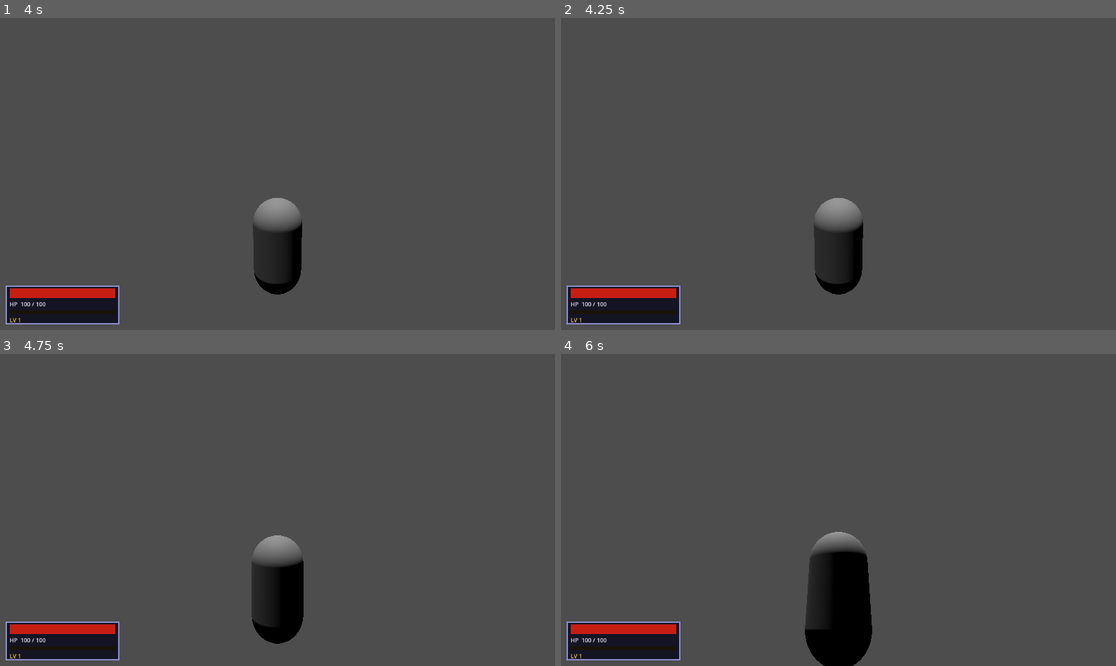
Above: before the commit, frames 1-4 (two rows, left to right).
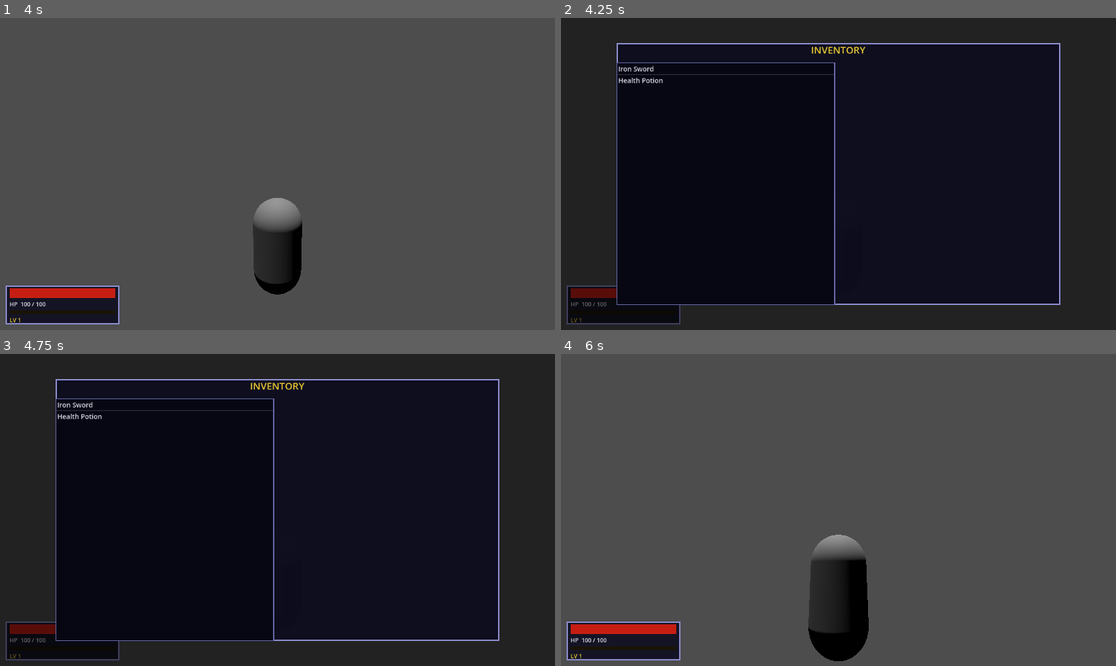
Above: after the commit, the same moments.

Repository: zttimmerman/project-whiskeyjack
Game: Godot game, scene res://scenes/world/TestWorld.tscn
Same seed, same stepped clock (60 frames per second), same inputs: the game is played once before the commit and once after it.
Inputs (mouse positions are in pixels of both pictures, inside the frame that each line leads up to):
- Up to frame 1 (4 s): tap Enter at 0.5 s; move the mouse to (305, 174) at 0.52 s; hold K (attack_heavy) 0.53-1.28 s; hold W (move_forward) from 0.53 s (still down); move the mouse to (249, 174) at 1.27 s; tap J (attack_light) at 1.35 s; move the mouse to (288, 167) at 2.02 s; tap Down (camera_down) at 2.1 s; move the mouse to (271, 180) at 2.77 s; tap Left (camera_left) at 2.85 s; tap Space (dodge) at 3.5 s; move the mouse to (316, 177) at 3.52 s; tap Right (camera_right) at 3.6 s
- Up to frame 2 (4.25 s): keep holding W (move_forward); tap I (open_inventory) at 4.15 s
- Up to frame 3 (4.75 s): keep holding W (move_forward); move the mouse to (233, 506) at 4.27 s; tap Up (camera_up) at 4.35 s
- Up to frame 4 (6 s): tap Escape (ui_cancel) at 4.9 s; move the mouse to (866, 510) at 5.02 s; release W (move_forward) at 5.03 s; hold S (move_backward) 5.03-5.78 s; hold Space (dodge) 5.03-5.78 s; tap Enter at 5.75 s; move the mouse to (755, 432) at 5.77 s; hold D (move_right) from 5.78 s (still down); tap F (interact) at 5.85 s

Frame 1 is identical in both runs. In frame 2, 98% of the frame differs, in the area x 0-100%, y 0-100%; in frame 3, 98%; in frame 4, 1.4%.

Commit message:
Implement inventory and equipment system
- Fill out Item.gd (use() method for consumables) and Inventory.gd
  (add/remove/equip/unequip with stats modifier apply/reverse)
- Add sword_iron.tres (+5 attack) and potion_health.tres (heal 30)
  as test item resources
- Wire Player: inventory export assigned in Player.tscn, starting
  items loaded in _ready(); emit inventory_toggled signal on I key
- Build InventoryUI: chunky bordered panel with ItemList + info panel,
  pauses tree while open, equip-toggles weapons/armor ([EQ] indicator),
  consumes and removes potions on select
- Add InventoryUI to TestWorld CanvasLayer alongside HUD

Co-Authored-By: Claude Sonnet 4.6 <noreply@anthropic.com>

Diff:
--- /dev/null
+++ b/data/items/potion_health.tres
@@ -0,0 +1,11 @@
+[gd_resource type="Resource" script_class="Item" format=3 uid="uid://coe4ow7byhplo"]
+
+[ext_resource type="Script" uid="uid://bwm1ug8dkvml6" path="res://scripts/inventory/Item.gd" id="1_item"]
+
+[resource]
+script = ExtResource("1_item")
+id = "potion_health"
+name = "Health Potion"
+description = "A small vial of crimson liquid. Restores 30 HP."
+type = 2
+stats_modifier = {"heal": 30}
--- /dev/null
+++ b/data/items/sword_iron.tres
@@ -0,0 +1,11 @@
+[gd_resource type="Resource" script_class="Item" format=3 uid="uid://dg2a0a3oe7iyy"]
+
+[ext_resource type="Script" uid="uid://bwm1ug8dkvml6" path="res://scripts/inventory/Item.gd" id="1_item"]
+
+[resource]
+script = ExtResource("1_item")
+id = "sword_iron"
+name = "Iron Sword"
+description = "A dependable iron blade. Slightly worn but well-balanced."
+type = 0
+stats_modifier = {"attack": 5}
--- a/scenes/player/Player.gd
+++ b/scenes/player/Player.gd
@@ -1,6 +1,7 @@
 extends CharacterBody3D
 
 signal died
+signal inventory_toggled
 
 @export var stats: CharacterStats
 @export var inventory: Inventory
@@ -46,6 +47,18 @@
 	_cam_pitch = spring_arm.rotation.x
 	if stats:
 		stats.died.connect(die)
+	_populate_starting_items()
+
+
+func _populate_starting_items() -> void:
+	if not inventory or not inventory.items.is_empty():
+		return
+	var sword: Item = load("res://data/items/sword_iron.tres")
+	var potion: Item = load("res://data/items/potion_health.tres")
+	if sword:
+		inventory.add_item(sword)
+	if potion:
+		inventory.add_item(potion)
 
 
 func _input(event: InputEvent) -> void:
@@ -271,7 +284,7 @@
 
 
 func _toggle_inventory() -> void:
-	pass  # Will emit a signal to UI in a future task
+	emit_signal("inventory_toggled")
 
 
 # ── Combat ────────────────────────────────────────────────────────────────────
--- a/scenes/player/Player.tscn
+++ b/scenes/player/Player.tscn
@@ -4,6 +4,7 @@
 [ext_resource type="Script" uid="uid://dwaci7nqyra4a" path="res://scripts/combat/HurtboxComponent.gd" id="2_gfjak"]
 [ext_resource type="Script" uid="uid://bcharstats0001" path="res://scripts/stats/CharacterStats.gd" id="3_stats"]
 [ext_resource type="Script" uid="uid://hitboxcmp001" path="res://scripts/combat/HitboxComponent.gd" id="4_hitbox"]
+[ext_resource type="Script" uid="uid://dpncksi3hcov5" path="res://scripts/inventory/Inventory.gd" id="5_inv"]
 
 [sub_resource type="CapsuleShape3D" id="CapsuleShape3D_gfjak"]
 radius = 0.4
@@ -22,6 +23,10 @@
 experience = 0
 experience_to_next_level = 100
 
+[sub_resource type="Resource" id="Inventory_player"]
+script = ExtResource("5_inv")
+capacity = 20
+
 [sub_resource type="CapsuleShape3D" id="CapsuleShape3D_hurtbox"]
 radius = 0.45
 height = 1.8
@@ -32,6 +37,7 @@
 [node name="Player" type="CharacterBody3D" unique_id=1876139144]
 script = ExtResource("1_wr5hl")
 stats = SubResource("CharacterStats_player")
+inventory = SubResource("Inventory_player")
 
 [node name="CollisionShape3D" type="CollisionShape3D" parent="." unique_id=1706130590]
 shape = SubResource("CapsuleShape3D_gfjak")
--- /dev/null
+++ b/scenes/ui/InventoryUI.gd
@@ -0,0 +1,161 @@
+extends Control
+
+@onready var item_list: ItemList = $MainPanel/Margin/VBox/HBox/ItemList
+@onready var name_label: Label = $MainPanel/Margin/VBox/HBox/InfoPanel/NameLabel
+@onready var desc_label: Label = $MainPanel/Margin/VBox/HBox/InfoPanel/DescLabel
+@onready var action_hint: Label = $MainPanel/Margin/VBox/HBox/InfoPanel/ActionHint
+@onready var main_panel: Panel = $MainPanel
+
+var _inventory: Inventory = null
+var _stats: CharacterStats = null
+
+
+func _ready() -> void:
+	visible = false
+	_apply_style()
+	item_list.item_selected.connect(_on_item_selected)
+	# Wait one frame so Player has finished _ready() and populated starting items
+	await get_tree().process_frame
+	_connect_player()
+
+
+func _apply_style() -> void:
+	# Chunky bordered panel matching the HUD aesthetic
+	var panel_style := StyleBoxFlat.new()
+	panel_style.bg_color = Color(0.05, 0.05, 0.12, 0.95)
+	panel_style.border_color = Color(0.55, 0.55, 0.8, 1.0)
+	panel_style.set_border_width_all(3)
+	panel_style.set_corner_radius_all(0)
+	main_panel.add_theme_stylebox_override("panel", panel_style)
+
+	# Title label
+	var title_label := $MainPanel/Margin/VBox/TitleLabel as Label
+	title_label.add_theme_font_size_override("font_size", 20)
+	title_label.add_theme_color_override("font_color", Color(0.9, 0.78, 0.2))
+
+	# Item list: dark background with colored selection
+	var list_bg := StyleBoxFlat.new()
+	list_bg.bg_color = Color(0.03, 0.03, 0.08, 1.0)
+	list_bg.border_color = Color(0.4, 0.4, 0.65, 1.0)
+	list_bg.set_border_width_all(2)
+	item_list.add_theme_stylebox_override("panel", list_bg)
+	item_list.add_theme_font_size_override("font_size", 14)
+	item_list.add_theme_color_override("font_color", Color(0.85, 0.85, 0.9))
+
+	# Info panel labels
+	name_label.add_theme_font_size_override("font_size", 16)
+	name_label.add_theme_color_override("font_color", Color(0.95, 0.9, 0.7))
+	desc_label.add_theme_font_size_override("font_size", 12)
+	desc_label.add_theme_color_override("font_color", Color(0.72, 0.72, 0.78))
+	action_hint.add_theme_font_size_override("font_size", 12)
+	action_hint.add_theme_color_override("font_color", Color(0.5, 0.85, 0.5))
+
+
+func _connect_player() -> void:
+	var player := get_tree().get_first_node_in_group("player")
+	if not player:
+		push_warning("InventoryUI: no node in group 'player' found")
+		return
+	_inventory = player.get("inventory") as Inventory
+	_stats = player.get("stats") as CharacterStats
+	if player.has_signal("inventory_toggled"):
+		player.inventory_toggled.connect(_on_toggle)
+
+
+# ── Toggle ────────────────────────────────────────────────────────────────────
+
+func _on_toggle() -> void:
+	if visible:
+		_close()
+	else:
+		_open()
+
+
+func _open() -> void:
+	_refresh_list()
+	_clear_info()
+	visible = true
+	get_tree().paused = true
+	Input.mouse_mode = Input.MOUSE_MODE_VISIBLE
+
+
+func _close() -> void:
+	visible = false
+	get_tree().paused = false
+	Input.mouse_mode = Input.MOUSE_MODE_CAPTURED
+
+
+# Handle close keys while inventory is open (PROCESS_MODE_ALWAYS so this
+# fires even while tree is paused).
+func _input(event: InputEvent) -> void:
+	if not visible:
+		return
+	if event.is_action_pressed("open_inventory") or event.is_action_pressed("ui_cancel"):
+		_close()
+
+
+# ── Item list ─────────────────────────────────────────────────────────────────
+
+func _refresh_list() -> void:
+	item_list.clear()
+	if not _inventory:
+		return
+	for item in _inventory.items:
+		var label: String = item.name
+		# Mark currently equipped items
+		for slot_name in _inventory.equipment:
+			if _inventory.equipment[slot_name] == item:
+				label += "  [EQ]"
+				break
+		item_list.add_item(label)
+
+
+func _clear_info() -> void:
+	name_label.text = ""
+	desc_label.text = ""
+	action_hint.text = ""
+
+
+func _on_item_selected(index: int) -> void:
+	if not _inventory or not _stats or index >= _inventory.items.size():
+		return
+	var item: Item = _inventory.items[index]
+
+	# Update info panel
+	name_label.text = item.name
+	desc_label.text = item.description
+
+	match item.type:
+		Item.Type.WEAPON, Item.Type.ARMOR:
+			_handle_equip(item)
+		Item.Type.CONSUMABLE:
+			_handle_use(item)
+		_:
+			action_hint.text = "(Key item — cannot use)"
+
+
+func _handle_equip(item: Item) -> void:
+	# Toggle equip: unequip if already in a slot, otherwise equip
+	var equipped_slot := ""
+	for slot_name in _inventory.equipment:
+		if _inventory.equipment[slot_name] == item:
+			equipped_slot = slot_name
+			break
+
+	if not equipped_slot.is_empty():
+		_inventory.unequip_item(equipped_slot, _stats)
+		action_hint.text = "Unequipped."
+	else:
+		_inventory.equip_item(item, _stats)
+		action_hint.text = "Equipped!"
+
+	_refresh_list()
+
+
+func _handle_use(item: Item) -> void:
+	if item.use(_stats):
+		_inventory.remove_item(item)
+		action_hint.text = "Used."
+	else:
+		action_hint.text = "(Cannot use)"
+	_refresh_list()
--- /dev/null
+++ b/scenes/ui/InventoryUI.tscn
@@ -0,0 +1,62 @@
+[gd_scene format=3 uid="uid://w24cv0a7aaii"]
+
+[ext_resource type="Script" uid="uid://invuiscript001" path="res://scenes/ui/InventoryUI.gd" id="1_invui"]
+
+[node name="InventoryUI" type="Control"]
+script = ExtResource("1_invui")
+anchor_right = 1.0
+anchor_bottom = 1.0
+process_mode = 3
+
+[node name="Background" type="ColorRect" parent="."]
+anchor_right = 1.0
+anchor_bottom = 1.0
+color = Color(0, 0, 0, 0.55)
+mouse_filter = 0
+
+[node name="MainPanel" type="Panel" parent="."]
+anchor_left = 0.1
+anchor_top = 0.08
+anchor_right = 0.9
+anchor_bottom = 0.92
+
+[node name="Margin" type="MarginContainer" parent="MainPanel"]
+anchor_right = 1.0
+anchor_bottom = 1.0
+
+[node name="VBox" type="VBoxContainer" parent="MainPanel/Margin"]
+anchor_right = 1.0
+anchor_bottom = 1.0
+
+[node name="TitleLabel" type="Label" parent="MainPanel/Margin/VBox"]
+text = "INVENTORY"
+horizontal_alignment = 1
+
+[node name="HSep" type="HSeparator" parent="MainPanel/Margin/VBox"]
+
+[node name="HBox" type="HBoxContainer" parent="MainPanel/Margin/VBox"]
+size_flags_vertical = 3
+
+[node name="ItemList" type="ItemList" parent="MainPanel/Margin/VBox/HBox"]
+custom_minimum_size = Vector2(220, 0)
+size_flags_horizontal = 3
+size_flags_vertical = 3
+
+[node name="VSep" type="VSeparator" parent="MainPanel/Margin/VBox/HBox"]
+
+[node name="InfoPanel" type="VBoxContainer" parent="MainPanel/Margin/VBox/HBox"]
+size_flags_horizontal = 3
+size_flags_vertical = 3
+
+[node name="NameLabel" type="Label" parent="MainPanel/Margin/VBox/HBox/InfoPanel"]
+text = ""
+autowrap_mode = 3
+
+[node name="DescLabel" type="Label" parent="MainPanel/Margin/VBox/HBox/InfoPanel"]
+text = ""
+autowrap_mode = 3
+size_flags_vertical = 3
+
+[node name="ActionHint" type="Label" parent="MainPanel/Margin/VBox/HBox/InfoPanel"]
+text = ""
+autowrap_mode = 3
--- a/scenes/world/TestWorld.tscn
+++ b/scenes/world/TestWorld.tscn
@@ -6,6 +6,7 @@
 [ext_resource type="Script" uid="uid://dwaci7nqyra4a" path="res://scripts/combat/HurtboxComponent.gd" id="3_hurtbox"]
 [ext_resource type="Script" uid="uid://bcharstats0001" path="res://scripts/stats/CharacterStats.gd" id="4_stats"]
 [ext_resource type="PackedScene" uid="uid://bhud00tscn01" path="res://scenes/ui/HUD.tscn" id="6_hud"]
+[ext_resource type="PackedScene" uid="uid://invui0tscn001" path="res://scenes/ui/InventoryUI.tscn" id="7_invui"]
 
 [sub_resource type="PlaneMesh" id="PlaneMesh_l8xpf"]
 size = Vector2(20, 20)
@@ -69,3 +70,5 @@
 [node name="CanvasLayer" type="CanvasLayer" parent="." unique_id=999001002]
 
 [node name="HUD" parent="CanvasLayer" instance=ExtResource("6_hud")]
+
+[node name="InventoryUI" parent="CanvasLayer" instance=ExtResource("7_invui")]
--- a/scripts/inventory/Inventory.gd
+++ b/scripts/inventory/Inventory.gd
@@ -3,7 +3,7 @@
 
 signal item_added(item: Item)
 signal item_removed(item: Item)
-signal equipment_changed(slot: String, item: Item)
+signal equipment_changed(slot: String, item)  # item is Item or null
 
 @export var capacity: int = 20
 
@@ -19,24 +19,76 @@
 
 
 func add_item(item: Item) -> bool:
-	return false
+	if is_full():
+		return false
+	items.append(item)
+	emit_signal("item_added", item)
+	return true
 
 
 func remove_item(item: Item) -> bool:
-	return false
+	var idx := items.find(item)
+	if idx == -1:
+		return false
+	items.remove_at(idx)
+	emit_signal("item_removed", item)
+	return true
 
 
+# Equip an item, applying its stats_modifier to stats.
+# Automatically unequips anything already in the target slot.
 func equip_item(item: Item, stats: CharacterStats) -> void:
-	pass
+	var slot := _slot_for_type(item.type)
+	if slot.is_empty():
+		return
+	if equipment[slot] != null:
+		unequip_item(slot, stats)
+	equipment[slot] = item
+	_apply_modifier(item.stats_modifier, stats, 1)
+	emit_signal("equipment_changed", slot, item)
 
 
+# Unequip the item in slot, reversing its stats_modifier.
 func unequip_item(slot: String, stats: CharacterStats) -> void:
-	pass
+	var item: Item = equipment.get(slot, null)
+	if item == null:
+		return
+	_apply_modifier(item.stats_modifier, stats, -1)
+	equipment[slot] = null
+	emit_signal("equipment_changed", slot, null)
 
 
 func has_item(item_id: String) -> bool:
+	for item in items:
+		if item.id == item_id:
+			return true
 	return false
 
 
 func is_full() -> bool:
 	return items.size() >= capacity
+
+
+# Returns the slot name for a given item type, or "" if not equippable.
+func _slot_for_type(t: Item.Type) -> String:
+	match t:
+		Item.Type.WEAPON:
+			return "weapon"
+		Item.Type.ARMOR:
+			return "chest"
+	return ""
+
+
+func _apply_modifier(mod: Dictionary, stats: CharacterStats, sign: int) -> void:
+	if mod.has("attack"):
+		stats.attack += int(mod["attack"]) * sign
+	if mod.has("defense"):
+		stats.defense += int(mod["defense"]) * sign
+	if mod.has("speed"):
+		stats.speed += float(mod["speed"]) * float(sign)
+	if mod.has("max_hp"):
+		var delta: int = int(mod["max_hp"]) * sign
+		stats.max_hp += delta
+		if sign > 0:
+			stats.current_hp = mini(stats.current_hp + delta, stats.max_hp)
+		stats.emit_signal("health_changed", stats.current_hp, stats.max_hp)
--- a/scripts/inventory/Item.gd
+++ b/scripts/inventory/Item.gd
@@ -9,3 +9,12 @@
 @export var icon: Texture2D
 @export var type: Type = Type.CONSUMABLE
 @export var stats_modifier: Dictionary = {}
+
+
+# Returns true if the item was consumed (only for CONSUMABLE type).
+func use(stats: CharacterStats) -> bool:
+	if type != Type.CONSUMABLE:
+		return false
+	if stats_modifier.has("heal"):
+		stats.heal(int(stats_modifier["heal"]))
+	return true
Not shown, added: scenes/ui/HUD.gd.uid
Not shown, added: scenes/ui/InventoryUI.gd.uid
